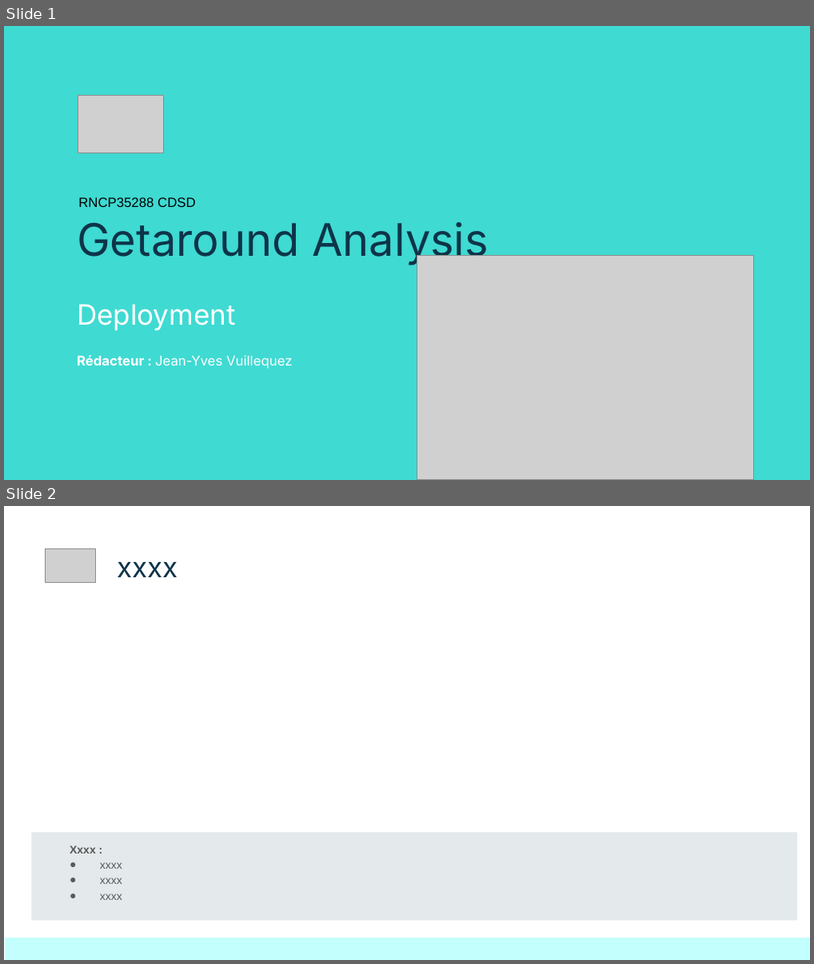
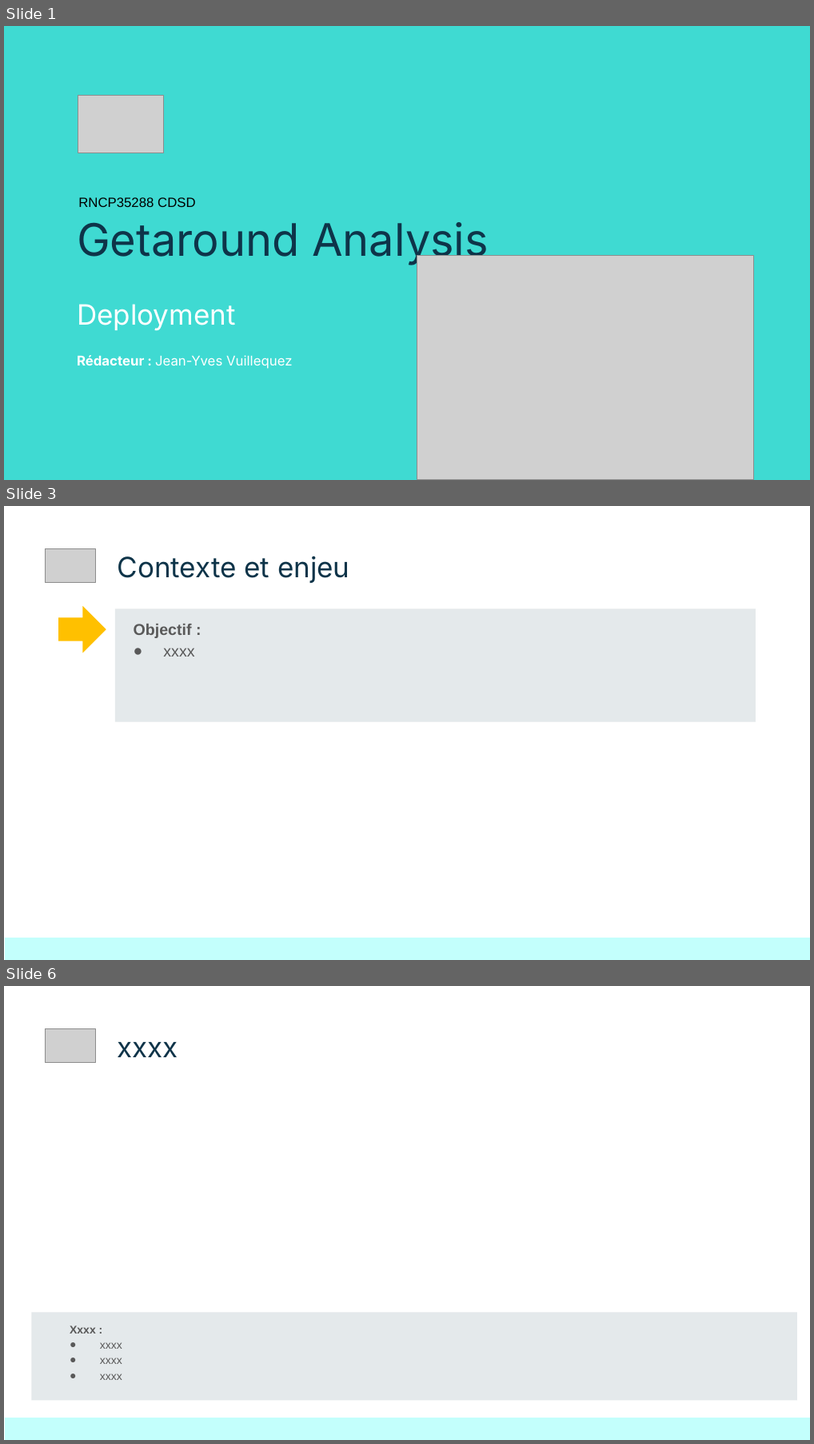
Before and after one commit to jyvuillequez/Bloc_05_Projet_Getaround, a slide deck: présentation/Bloc_05_Projet_Getaround.pptx. Shown one above the other, each under a label of ours: slides 1 and 2 before the commit, slides 1, 3 and 6 after it; the slides between them are not shown. The pictures are 814x964 and 814x1444 pixels, drawn with LibreOffice and Linux fonts; fonts in the diff are those of the drawing; grey boxes stand for pictures. Boxes give left, top, right and bottom in pixels: in the first picture for what was removed or moved away, otherwise in the second. Text is boxed around its words. In the diff, an @@ line names an element or a change of style, - is before the commit and + after.

```diff
--- a/présentation/Bloc_05_Projet_Getaround.pptx
+++ b/présentation/Bloc_05_Projet_Getaround.pptx
@@ slide 3 added at (4,506,810,960), background #FFFFFF @@
@@ picture added at (45,548,96,583) @@
@@ title added at (118,556,350,583), 25 pt, text #0E3449 @@
+Contexte et enjeu
@@ right arrow added at (59,606,106,652), fill #FFC000 @@
@@ rectangle added at (115,608,756,721), fill #E4E9EB @@
@@ text added at (134,624,194,656), 14 pt, text #595959, bold @@
+Objectif :
+● xxxx
@@ rectangle added at (5,937,810,959), fill #C3FFFC @@
@@ what was slide 2 is now slide 6 @@
```
Also in this commit, not shown: 3 other slides added, 1 other file.
